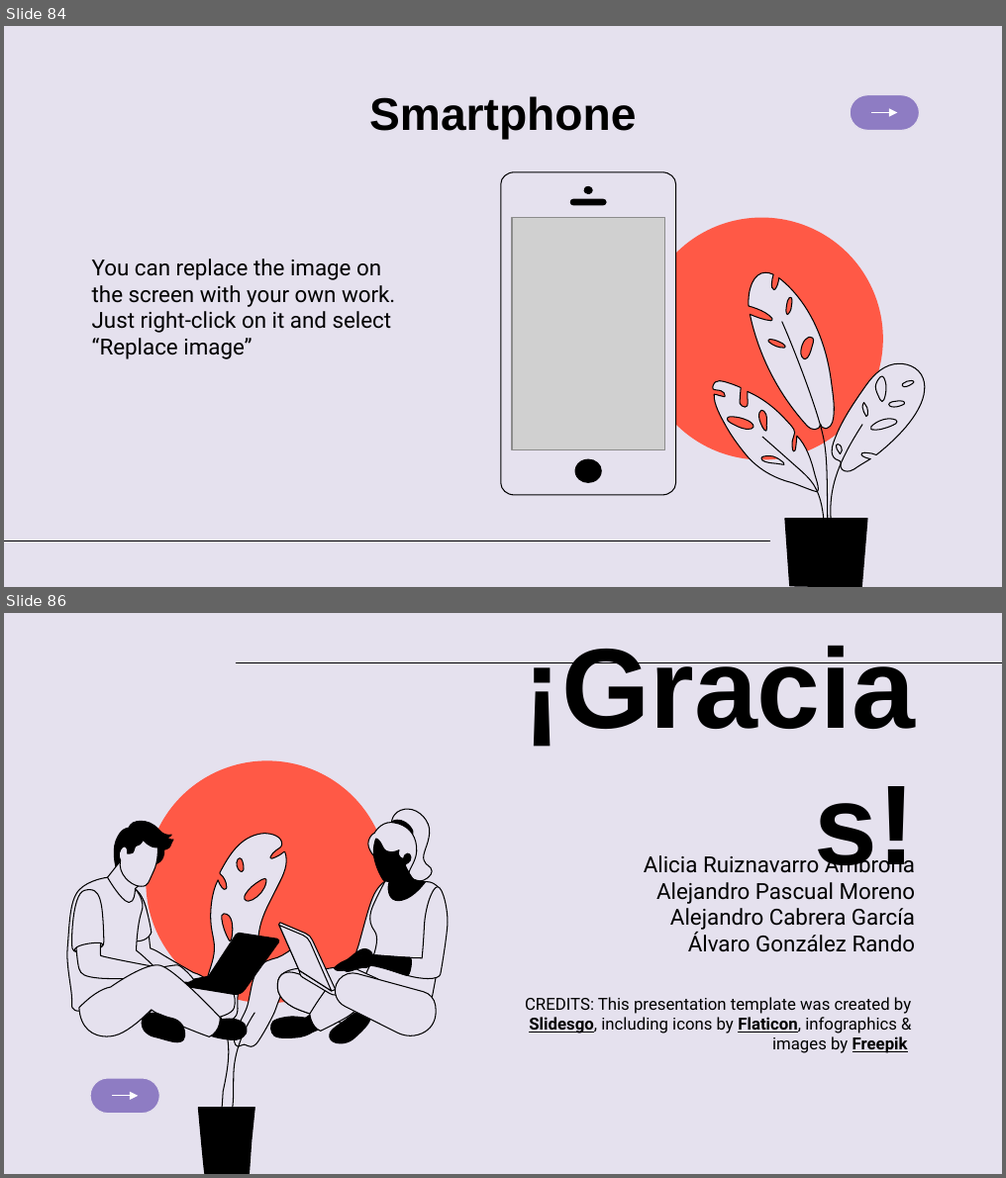
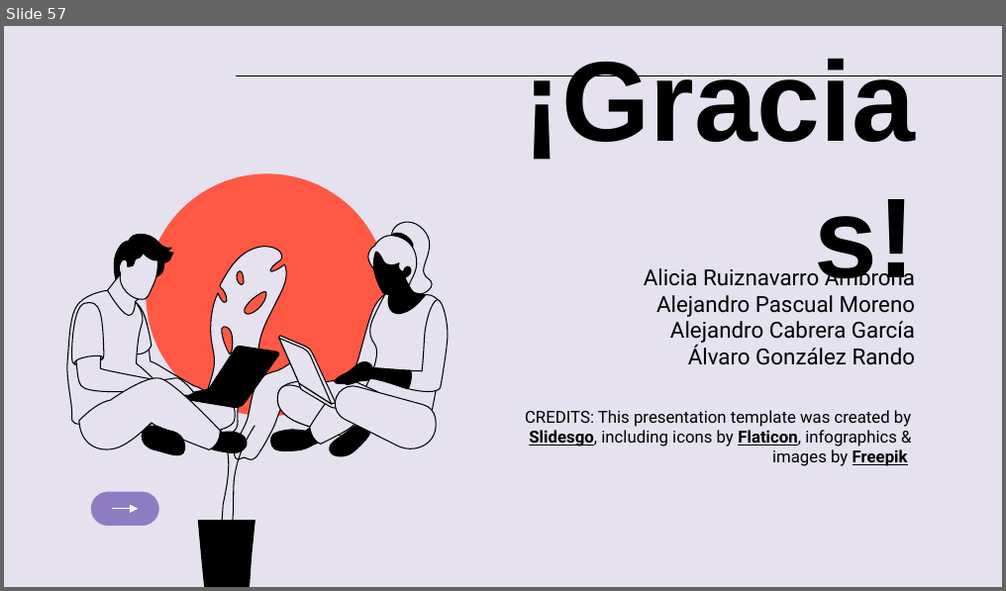
Before and after one commit to Equipo-2/Sprint3Grupo2DAW_JAVA, a slide deck: STORY1 - SPRINT 4 PARTE 3 - PRESENTACIÓN REFACTORIZACION.pptx. Shown one above the other, each under a label of ours: slides 84 and 86 before the commit, slide 57 after it; the slides between them are not shown. The pictures are 1006x1178 and 1006x591 pixels, drawn with LibreOffice and Linux fonts; fonts in the diff are those of the drawing; grey boxes stand for pictures. Boxes give left, top, right and bottom in pixels: in the first picture for what was removed or moved away, otherwise in the second. Text is boxed around its words. In the diff, an @@ line names an element or a change of style, - is before the commit and + after.

```diff
--- a/STORY1 - SPRINT 4 PARTE 3 - PRESENTACIÓN REFACTORIZACION.pptx
+++ b/STORY1 - SPRINT 4 PARTE 3 - PRESENTACIÓN REFACTORIZACION.pptx
@@ slide 84 removed at (4,26,1002,587), background #E5E1EE @@
@@ title removed at (369,96,636,140) @@
-Smartphone
@@ rounded rectangle removed at (849,95,919,130) @@
@@ arrow removed from (871, 113) to (897, 113) @@
@@ group removed at (501,173,675,495): 4 freeform shapes @@
@@ picture removed at (512,218,664,450) @@
@@ ellipse removed at (641,218,883,460) @@
@@ subtitle removed at (92,259,395,360) @@
-You can replace the image on the screen with your own work. Just right-click on it and select “Replace image”
@@ group removed at (712,273,927,587): 7 freeform shapes @@
@@ line removed from (4, 541) to (770, 541) @@
@@ what was slide 86 is now slide 57 @@
```
Also in this commit, not shown: 28 other slides removed.
